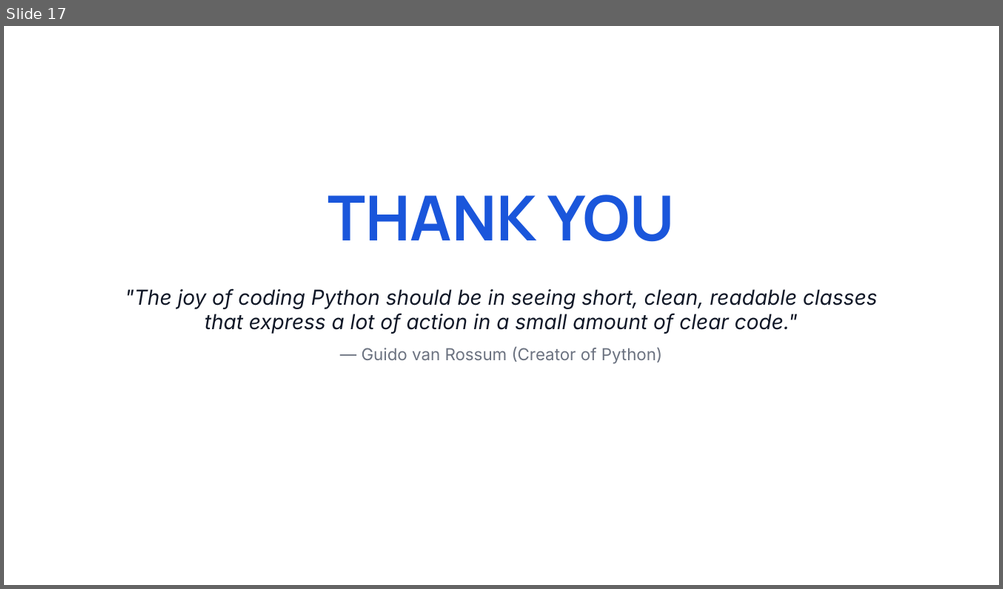
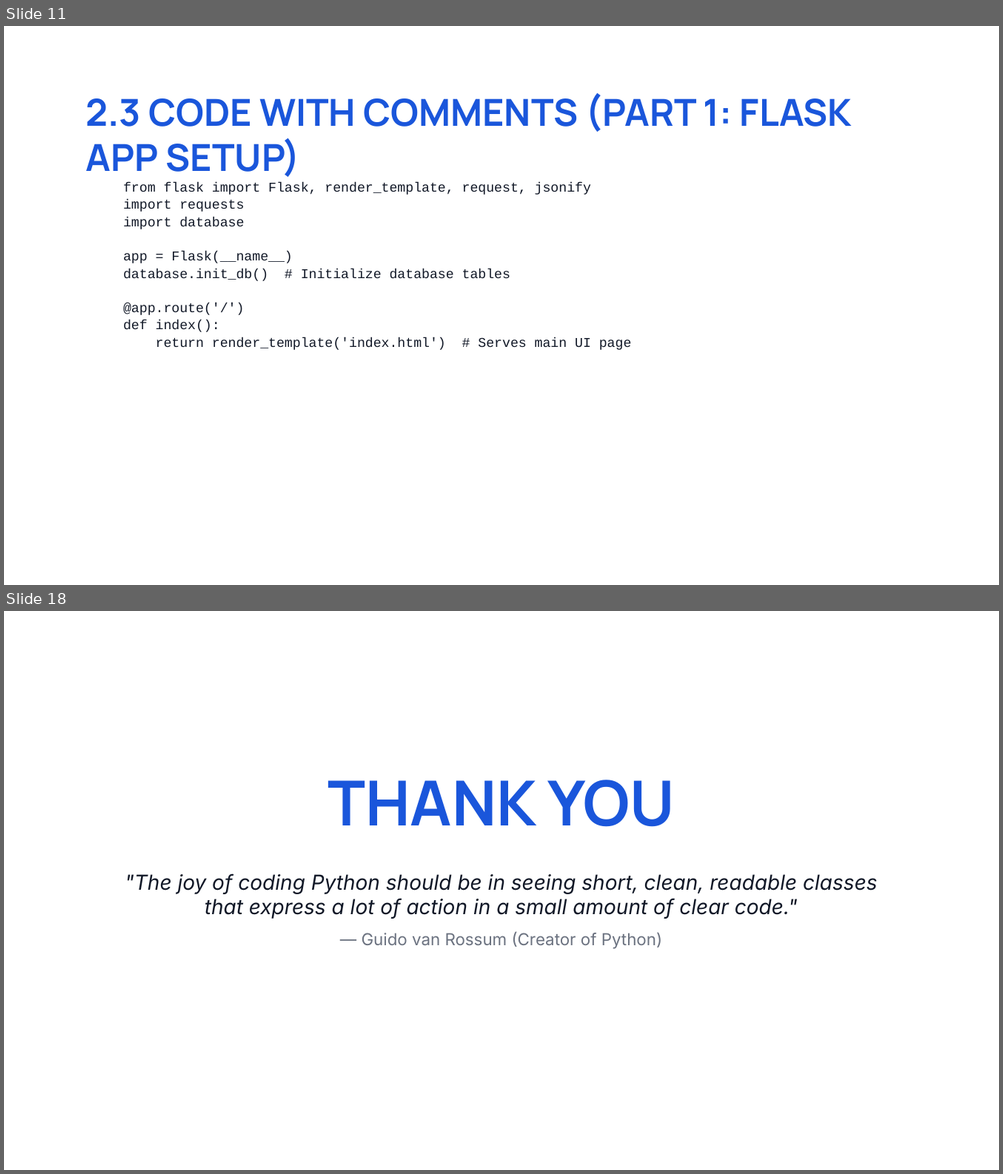
Before and after one commit to Shivaraj519/AeroQuest, a slide deck: AeroQuest_Presentation_Final.pptx. Shown one above the other, each under a label of ours: slide 17 before the commit, slides 11 and 18 after it; the slides between them are not shown. The pictures are 1003x589 and 1003x1174 pixels, drawn with LibreOffice and Linux fonts; fonts in the diff are those of the drawing. Boxes give left, top, right and bottom in pixels: in the first picture for what was removed or moved away, otherwise in the second. Text is boxed around its words. In the diff, an @@ line names an element or a change of style, - is before the commit and + after.

```diff
--- a/AeroQuest_Presentation_Final.pptx
+++ b/AeroQuest_Presentation_Final.pptx
@@ slide 11 added at [4,26,999,585], background #FFFFFF @@
@@ text added at [86,93,852,177], 36 pt, text #1A56DB, bold @@
+2.3 CODE WITH COMMENTS (PART 1: FLASK APP SETUP)
@@ text added at [123,183,632,350], 13 pt, text #111827 @@
+from flask import Flask, render_template, request, jsonify
+import requests
+import database
+app = Flask(__name__)
+database.init_db() # Initialize database tables
+@app.route('/')
+def index():
+return render_template('index.html') # Serves main UI page
@@ what was slide 17 is now slide 18 @@
```
Also in this commit, not shown: 5 slides changed, 11 other slides added, 11 slides removed, 1 other file.
